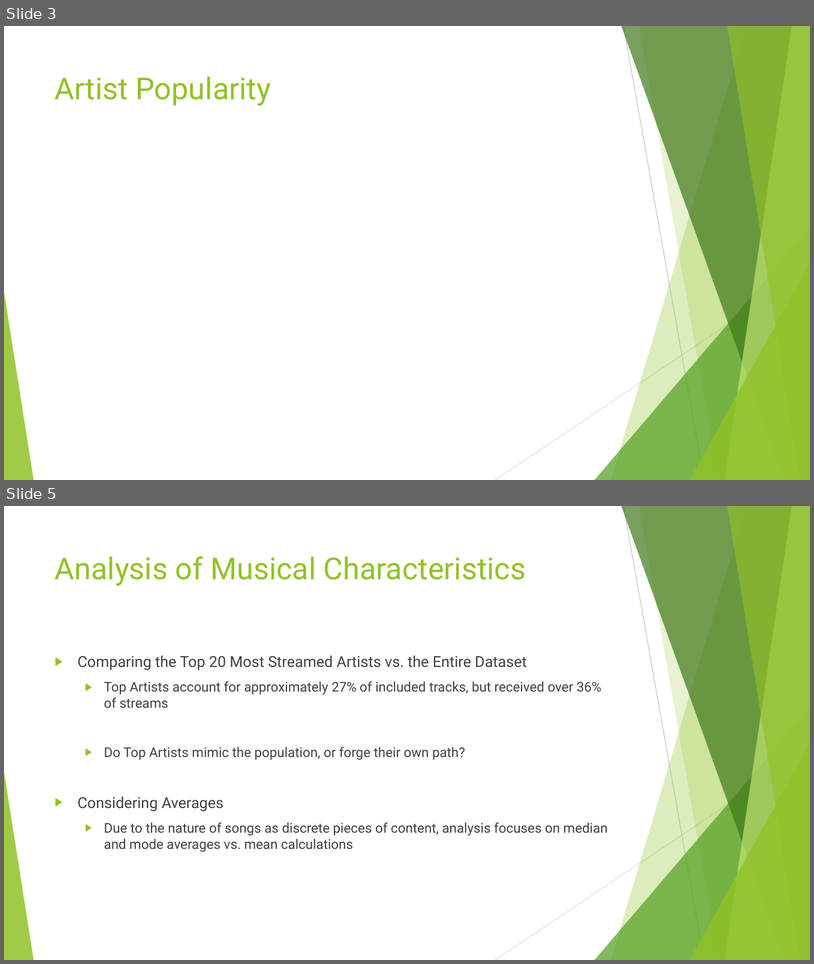
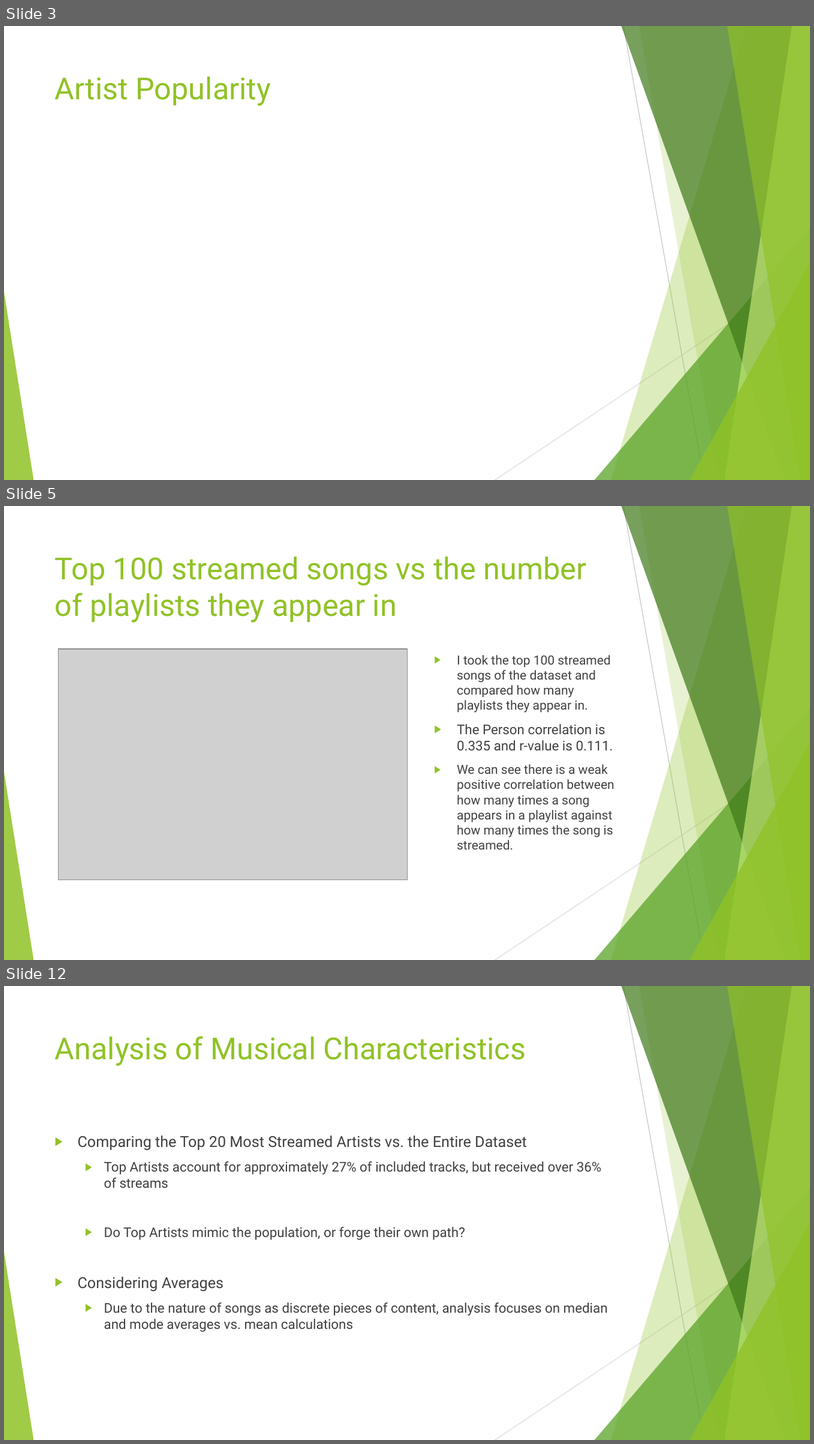
Before and after one commit to d6kramer/project-1-group-08, a slide deck: Project_1_Spotify_2023_Analysis.pptx. Shown one above the other, each under a label of ours: slides 3 and 5 before the commit, slides 3, 5 and 12 after it; the slides between them are not shown. The pictures are 814x964 and 814x1444 pixels, drawn with LibreOffice and Linux fonts; fonts in the diff are those of the drawing; grey boxes stand for pictures. Boxes give left, top, right and bottom in pixels: in the first picture for what was removed or moved away, otherwise in the second. Text is boxed around its words. In the diff, an @@ line names an element or a change of style, - is before the commit and + after.

```diff
--- a/Project_1_Spotify_2023_Analysis.pptx
+++ b/Project_1_Spotify_2023_Analysis.pptx
@@ slide 5 added at [4,506,810,960], background #FFFFFF; not listed: 10 template elements that a slide beside it also shows @@
@@ title added at [55,556,587,622], 36 pt, text #90C226 @@
+Top 100 streamed songs vs the number of playlists they appear in
@@ picture added at [58,649,408,879] @@
@@ text added at [457,655,614,849], 15 pt, text #404040 @@
+▶ I took the top 100 streamed songs of the dataset and compared how many playlists they appear in.
+▶ The Person correlation is 0.335 and r-value is 0.111.
+▶ We can see there is a weak positive correlation between how many times a song appears in a playlist against how many times the song is streamed.
@@ what was slide 5 is now slide 12 @@
```
Also in this commit, not shown: 1 slide changed, 6 other slides added, 2 other files.
